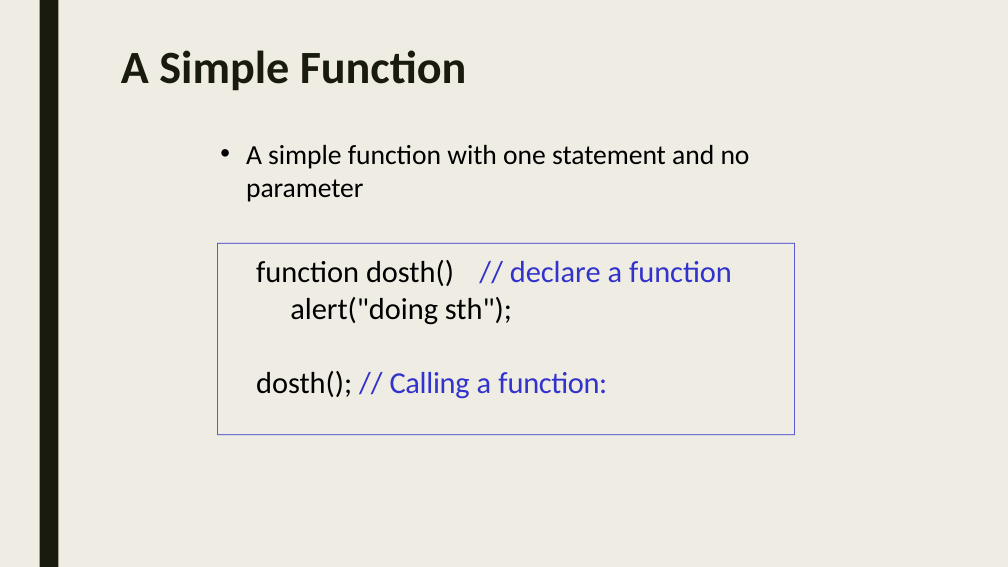
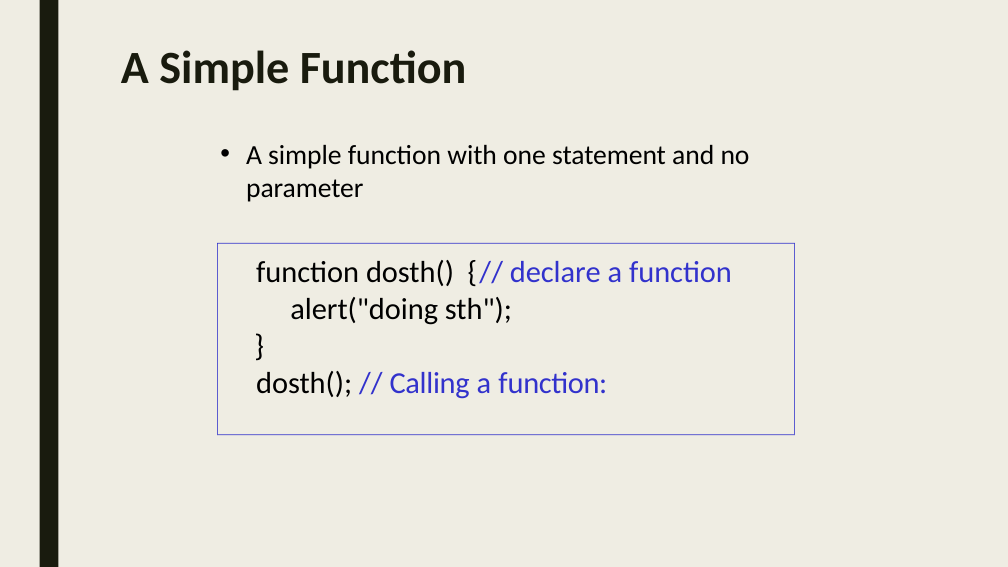
Before and after one commit to sayyidkhan/web_intro_2022, a slide deck: slide 13 of 5_HTML Func.pptx. Drawn at 1008x567 pixels with LibreOffice and Linux fonts; fonts in the diff are those of the drawing. Boxes give left, top, right and bottom in pixels: in the first picture for what was removed or moved away, otherwise in the second. Text is boxed around its words. In the diff, an @@ line names an element or a change of style, - is before the commit and + after.

```diff
--- a/5_HTML Func.pptx
+++ b/5_HTML Func.pptx
@@ text at <box>256,260,732,325</box>: text changed @@
-function dosth() // declare a function alert("doing sth");
+function dosth() { // declare a function alert("doing sth");
+}
```
Also in this commit, not shown: 1 other slide changed, 17 other files.
